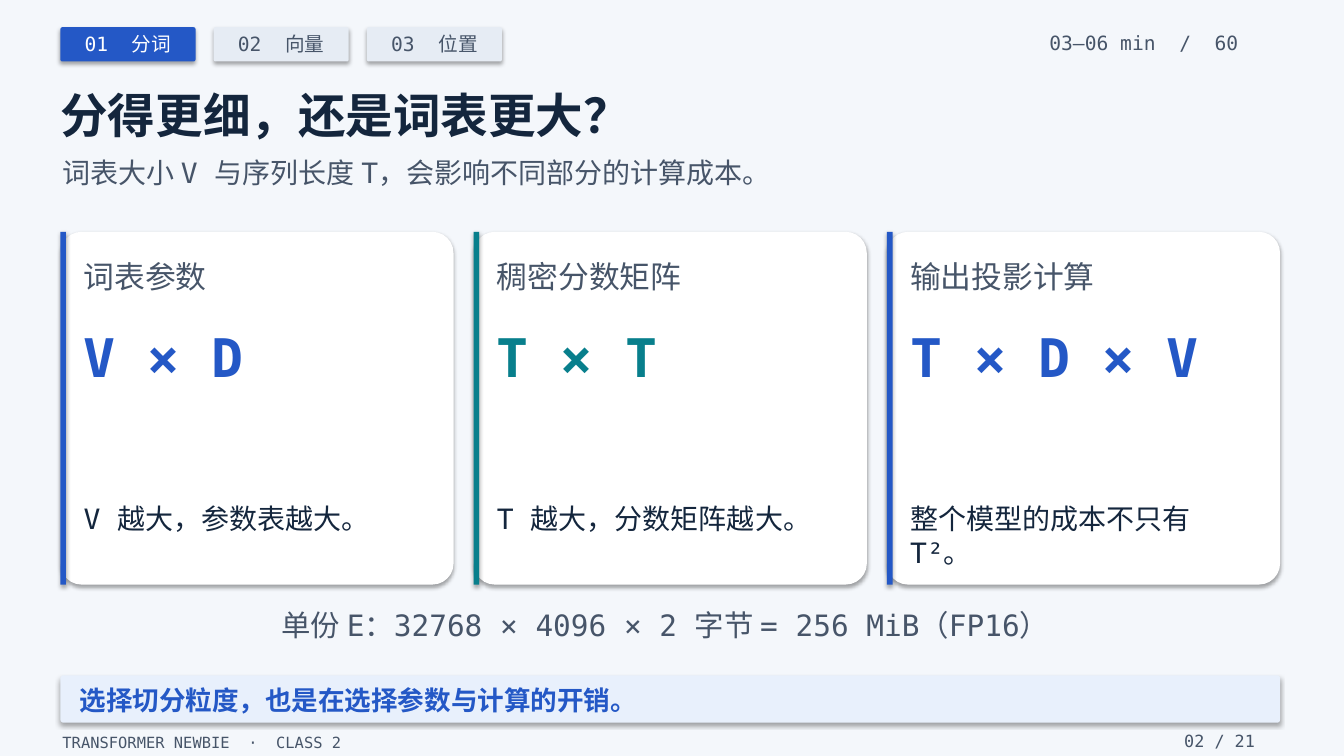
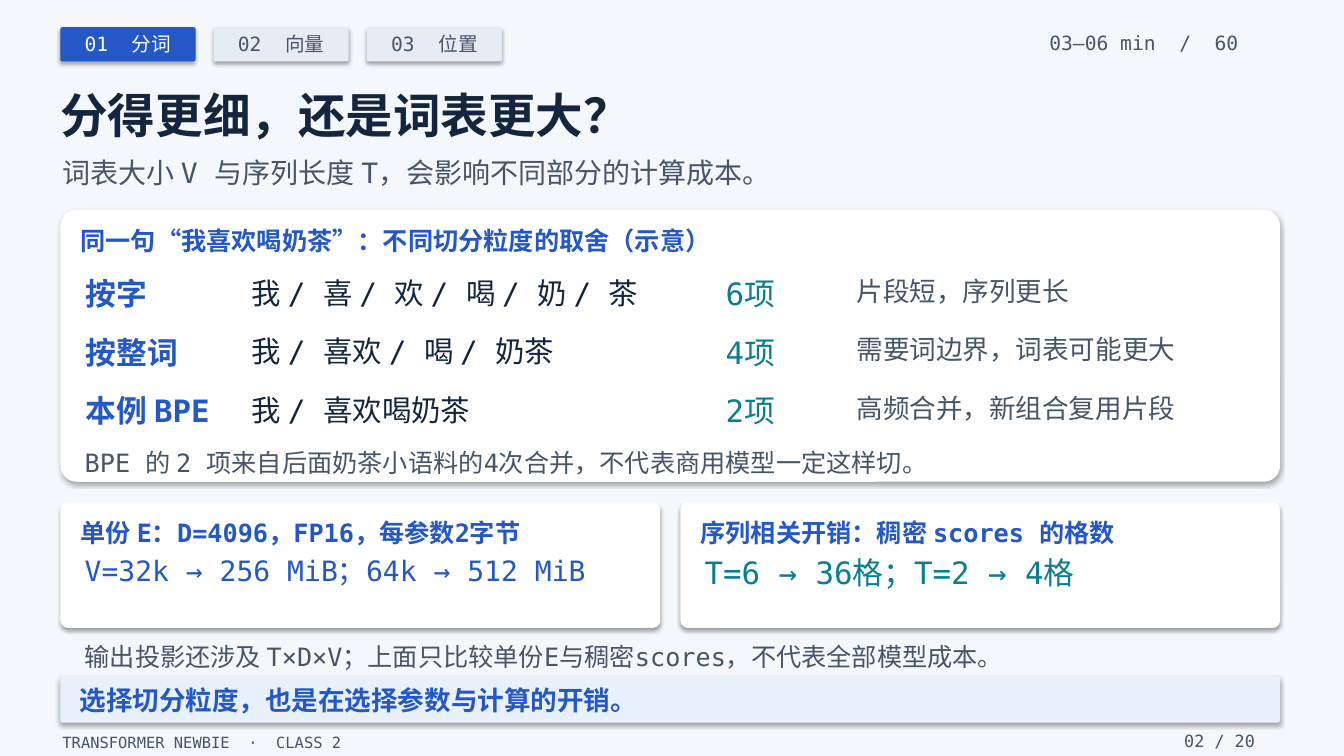
Before and after one commit to yangzy723/Transformer-Newbie, a slide deck: slide 2 of class2/class2_tokens_embeddings_positions.pptx. Drawn at 1344x756 pixels with LibreOffice and Linux fonts; fonts in the diff are those of the drawing. Boxes give left, top, right and bottom in pixels: in the first picture for what was removed or moved away, otherwise in the second. Text is boxed around its words. In the diff, an @@ line names an element or a change of style, - is before the commit and + after.

```diff
--- a/class2/class2_tokens_embeddings_positions.pptx
+++ b/class2/class2_tokens_embeddings_positions.pptx
@@ rounded rectangle resized from (x1=60, y1=232, x2=454, y2=585) to (x1=60, y1=210, x2=1280, y2=482) @@
@@ rectangle removed at (x1=60, y1=232, x2=67, y2=585) @@
@@ text added at (x1=81, y1=228, x2=711, y2=253), 18 pt, text #2458C6, bold @@
+同一句“我喜欢喝奶茶”：不同切分粒度的取舍（示意）
@@ rounded rectangle removed at (x1=474, y1=232, x2=867, y2=585) @@
@@ rectangle removed at (x1=474, y1=232, x2=480, y2=585) @@
@@ rounded rectangle removed at (x1=887, y1=232, x2=1280, y2=585) @@
@@ rectangle removed at (x1=887, y1=232, x2=893, y2=585) @@
@@ text removed at (x1=497, y1=262, x2=681, y2=291) @@
-稠密分数矩阵
@@ text removed at (x1=910, y1=262, x2=1094, y2=291) @@
-输出投影计算
@@ text at (x1=86, y1=278, x2=147, y2=308): text changed; text colour #475569 to #2458C6; bold on @@
-词表参数
+按字
@@ text added at (x1=252, y1=279, x2=638, y2=307), 21 pt, text #14263D @@
+我 / 喜 / 欢 / 喝 / 奶 / 茶
@@ text added at (x1=726, y1=280, x2=775, y2=308), 22 pt, text #087F8C @@
+6项
@@ text added at (x1=857, y1=278, x2=1069, y2=304), 19 pt, text #475569 @@
+片段短，序列更长
@@ text removed at (x1=84, y1=338, x2=244, y2=377) @@
-V × D
@@ text added at (x1=86, y1=337, x2=178, y2=367), 22 pt, text #2458C6, bold @@
+按整词
@@ text added at (x1=252, y1=337, x2=555, y2=365), 21 pt, text #14263D @@
+我 / 喜欢 / 喝 / 奶茶
@@ text at (x1=726, y1=339, x2=775, y2=367): text changed; size 38 to 22 pt; bold off @@
-T × T
+4项
@@ text at (x1=857, y1=336, x2=1175, y2=362): text changed; size 20 to 19 pt; text colour #14263D to #475569 @@
-T 越大，分数矩阵越大。
+需要词边界，词表可能更大
@@ text added at (x1=86, y1=396, x2=209, y2=425), 22 pt, text #2458C6, bold @@
+本例 BPE
@@ text added at (x1=252, y1=396, x2=470, y2=424), 21 pt, text #14263D @@
+我 / 喜欢喝奶茶
@@ text added at (x1=726, y1=397, x2=775, y2=425), 22 pt, text #087F8C @@
+2项
@@ text at (x1=857, y1=395, x2=1175, y2=421): text changed; size 38 to 19 pt; text colour #2458C6 to #475569; bold off @@
-T × D × V
+高频合并，新组合复用片段
@@ text at (x1=85, y1=451, x2=928, y2=475): text changed; size 20 to 18 pt; text colour #14263D to #475569 @@
-整个模型的成本不只有 T²。
+BPE 的 2 项来自后面奶茶小语料的4次合并，不代表商用模型一定这样切。
@@ rounded rectangle added at (x1=60, y1=502, x2=660, y2=628), fill #FFFFFF @@
@@ text removed at (x1=84, y1=505, x2=369, y2=532) @@
-V 越大，参数表越大。
@@ rounded rectangle added at (x1=681, y1=502, x2=1280, y2=628), fill #FFFFFF @@
@@ text added at (x1=81, y1=521, x2=521, y2=546), 18 pt, text #2458C6, bold @@
+单份 E：D=4096，FP16，每参数2字节
@@ text added at (x1=701, y1=520, x2=1115, y2=545), 18 pt, text #2458C6, bold @@
+序列相关开销：稠密 scores 的格数
@@ text added at (x1=85, y1=559, x2=586, y2=585), 20 pt, text #2458C6 @@
+V=32k → 256 MiB；64k → 512 MiB
@@ text added at (x1=705, y1=559, x2=1074, y2=589), 22 pt, text #087F8C @@
+T=6 → 36格；T=2 → 4格
@@ text removed at (x1=281, y1=611, x2=1049, y2=639) @@
-单份 E：32768 × 4096 × 2 字节 = 256 MiB（FP16）
@@ text added at (x1=85, y1=645, x2=1003, y2=670), 18 pt, text #475569 @@
+输出投影还涉及 T×D×V；上面只比较单份E与稠密scores，不代表全部模型成本。
@@ text at (x1=1184, y1=734, x2=1255, y2=747): text changed @@
-02 / 21
+02 / 20
```
Also in this commit, not shown: 19 other slides changed, 1 slide removed, 49 other files.
